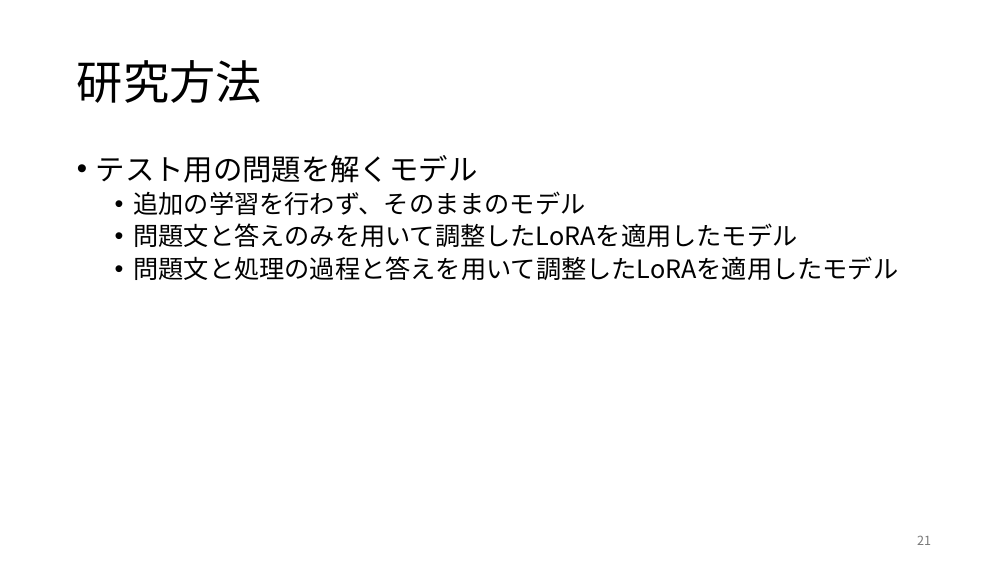
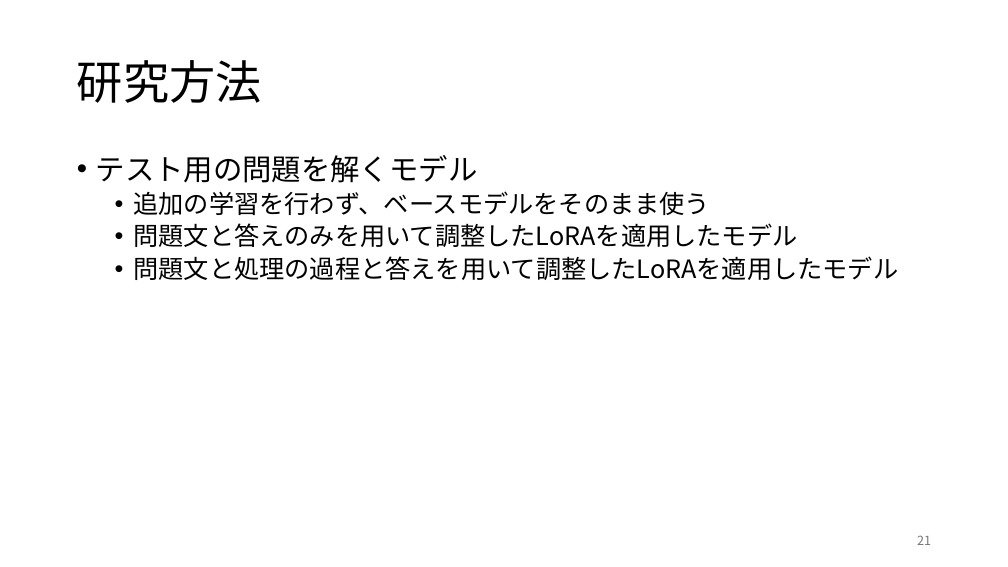
Before and after one commit to rollotea/array-task, a slide deck: slide 21 of 生成AIの追加学習による問題.pptx. Drawn at 1008x567 pixels with LibreOffice and Linux fonts; fonts in the diff are those of the drawing. Boxes give left, top, right and bottom in pixels: in the first picture for what was removed or moved away, otherwise in the second. Text is boxed around its words. In the diff, an @@ line names an element or a change of style, - is before the commit and + after.

```diff
--- a/生成AIの追加学習による問題.pptx
+++ b/生成AIの追加学習による問題.pptx
@@ text at [134, 191, 711, 215]: text changed @@
-  • 追加の学習を行わず、そのままのモデル
+  • 追加の学習を行わず、ベースモデルをそのまま使う
```
Also in this commit, not shown: 4 other slides changed, 15 slides added, 13 other files.
